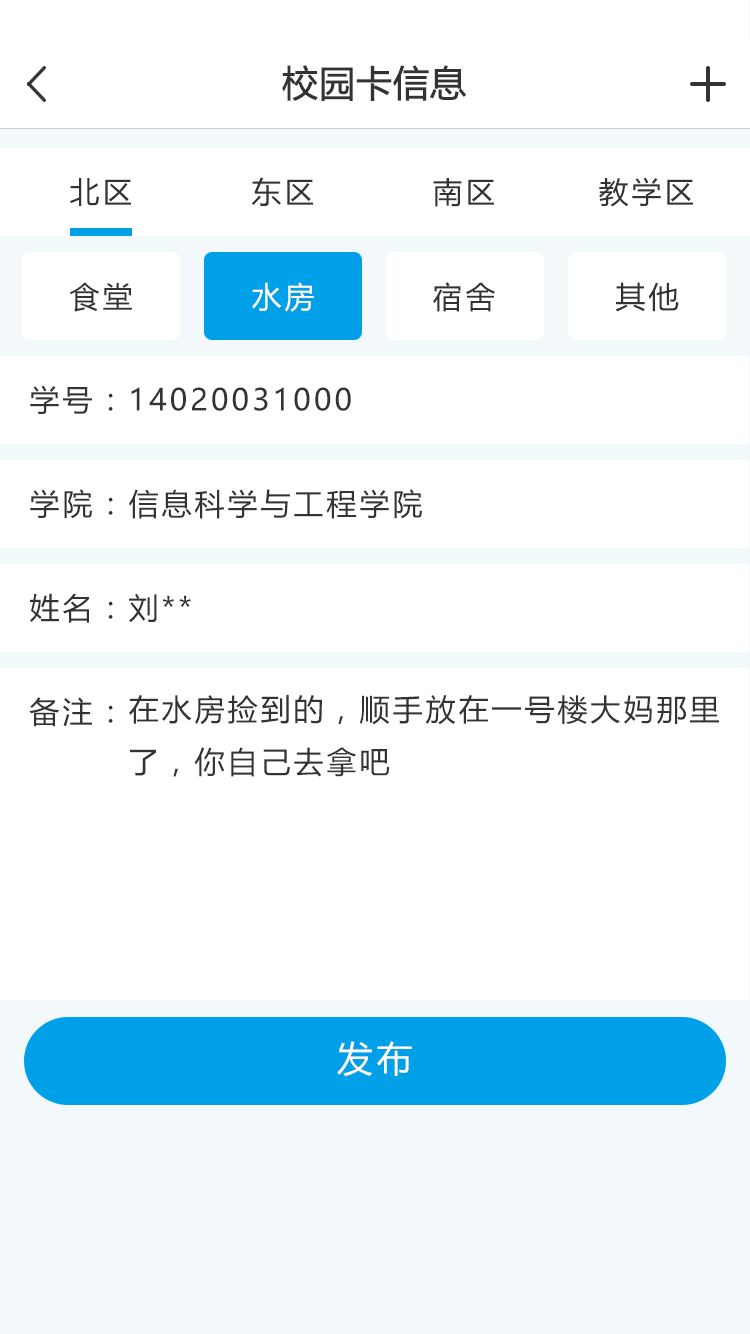
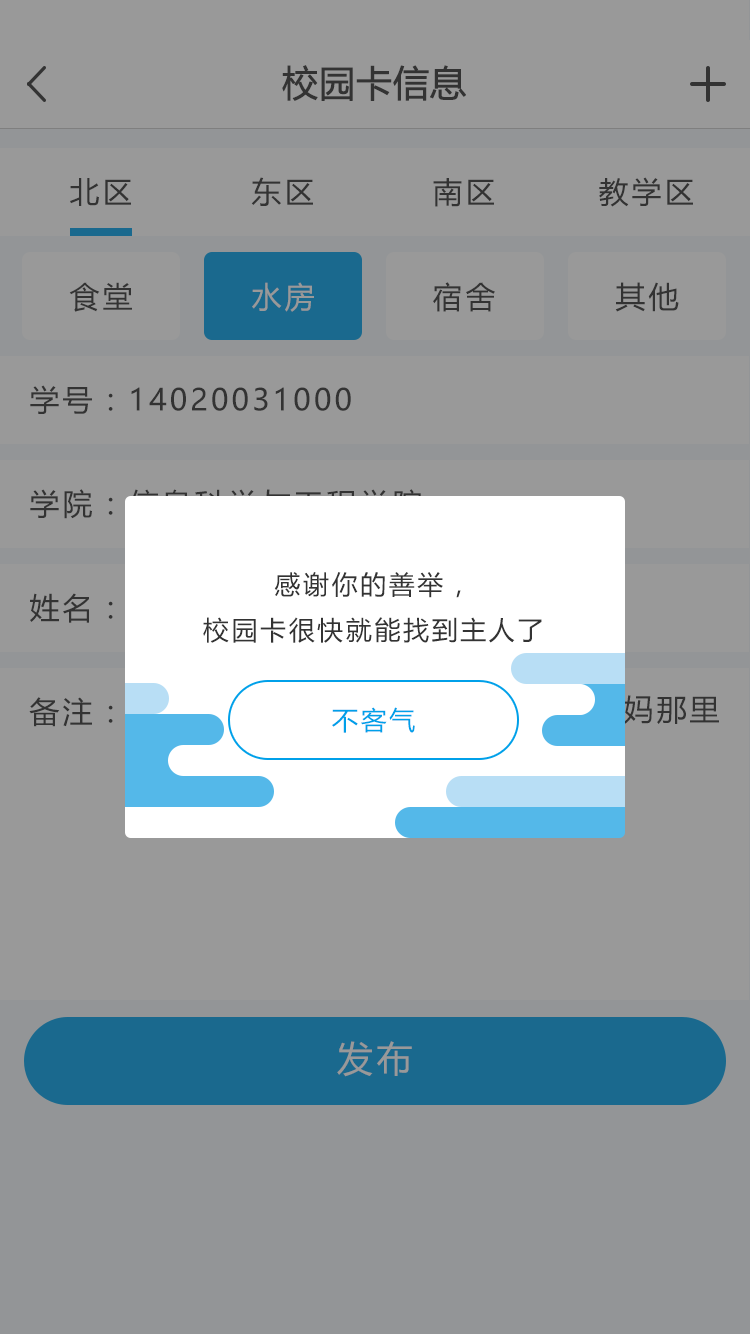
Layered file, before and after one edit (w=750, h=1334). Changes by layer:
showed group "提示" (29 layers) over (0, 0, 750, 1334)
painted on "组 4 副本" over (0, 684, 750, 869)
